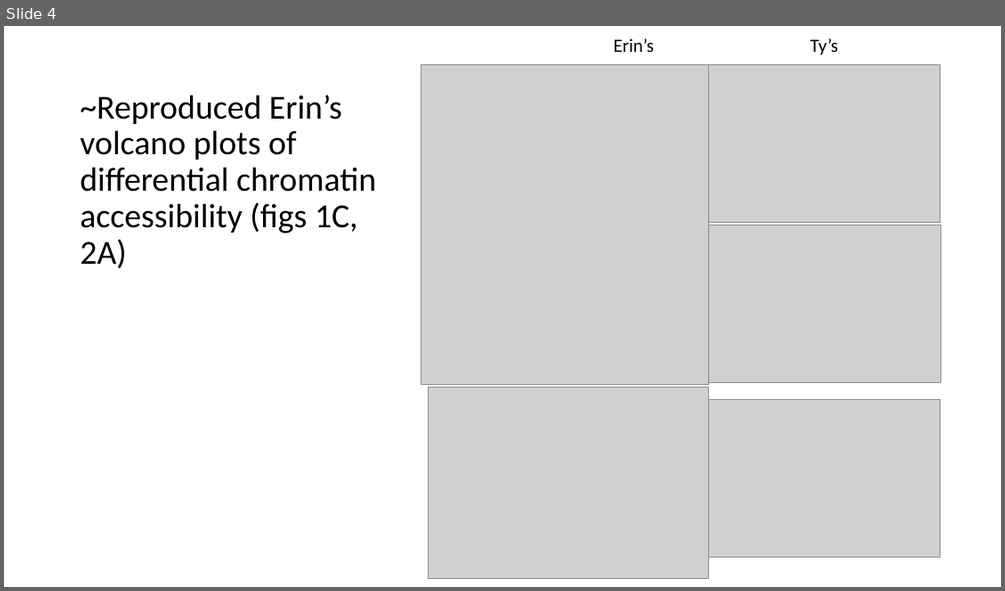
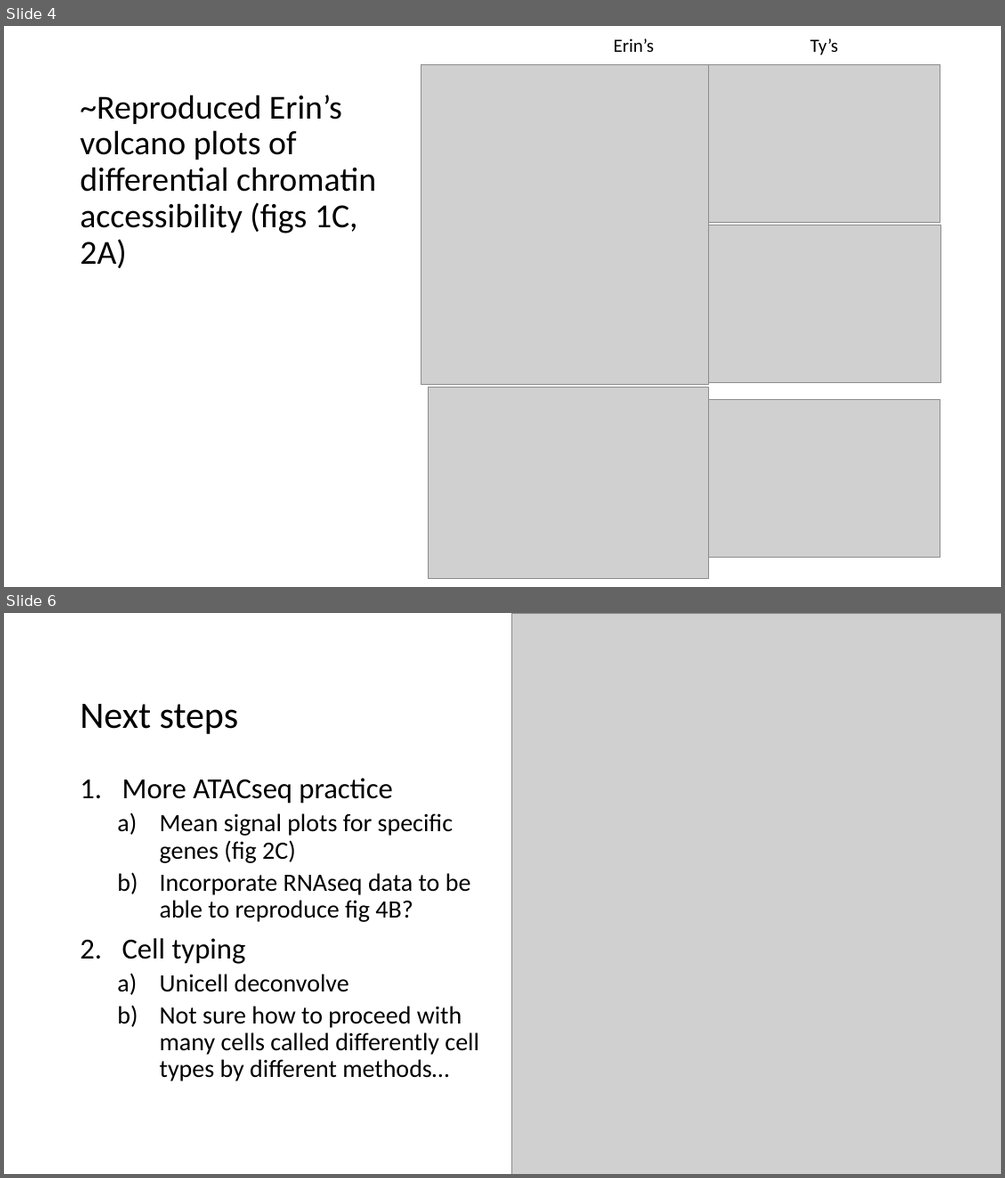
Before and after one commit to tybottorff/bottorffdocs, a slide deck: presentations/weekly_meetings/2_15_24.pptx. Shown one above the other, each under a label of ours: slide 4 before the commit, slides 4 and 6 after it; the slides between them are not shown. The pictures are 1005x591 and 1005x1178 pixels, drawn with LibreOffice and Linux fonts; fonts in the diff are those of the drawing; grey boxes stand for pictures. Boxes give left, top, right and bottom in pixels: in the first picture for what was removed or moved away, otherwise in the second. Text is boxed around its words. In the diff, an @@ line names an element or a change of style, - is before the commit and + after.

```diff
--- a/presentations/weekly_meetings/2_15_24.pptx
+++ b/presentations/weekly_meetings/2_15_24.pptx
@@ slide 6 added at bbox=[4, 613, 1001, 1174], background #FFFFFF @@
@@ picture added at bbox=[512, 613, 1001, 1174] @@
@@ title added at bbox=[80, 704, 239, 734], 36 pt, text #000000 @@
+Next steps
@@ text added at bbox=[122, 778, 479, 1081], 24 pt, text #000000 @@
+1. More ATACseq practice
+  a) Mean signal plots for specific genes (fig 2C)
+  b) Incorporate RNAseq data to be able to reproduce fig 4B?
+2. Cell typing
+  a) Unicell deconvolve
+  b) Not sure how to proceed with many cells called differently cell types by different methods…
```
Also in this commit, not shown: 1 slide changed, 1 other slide added, 1 slide removed.
